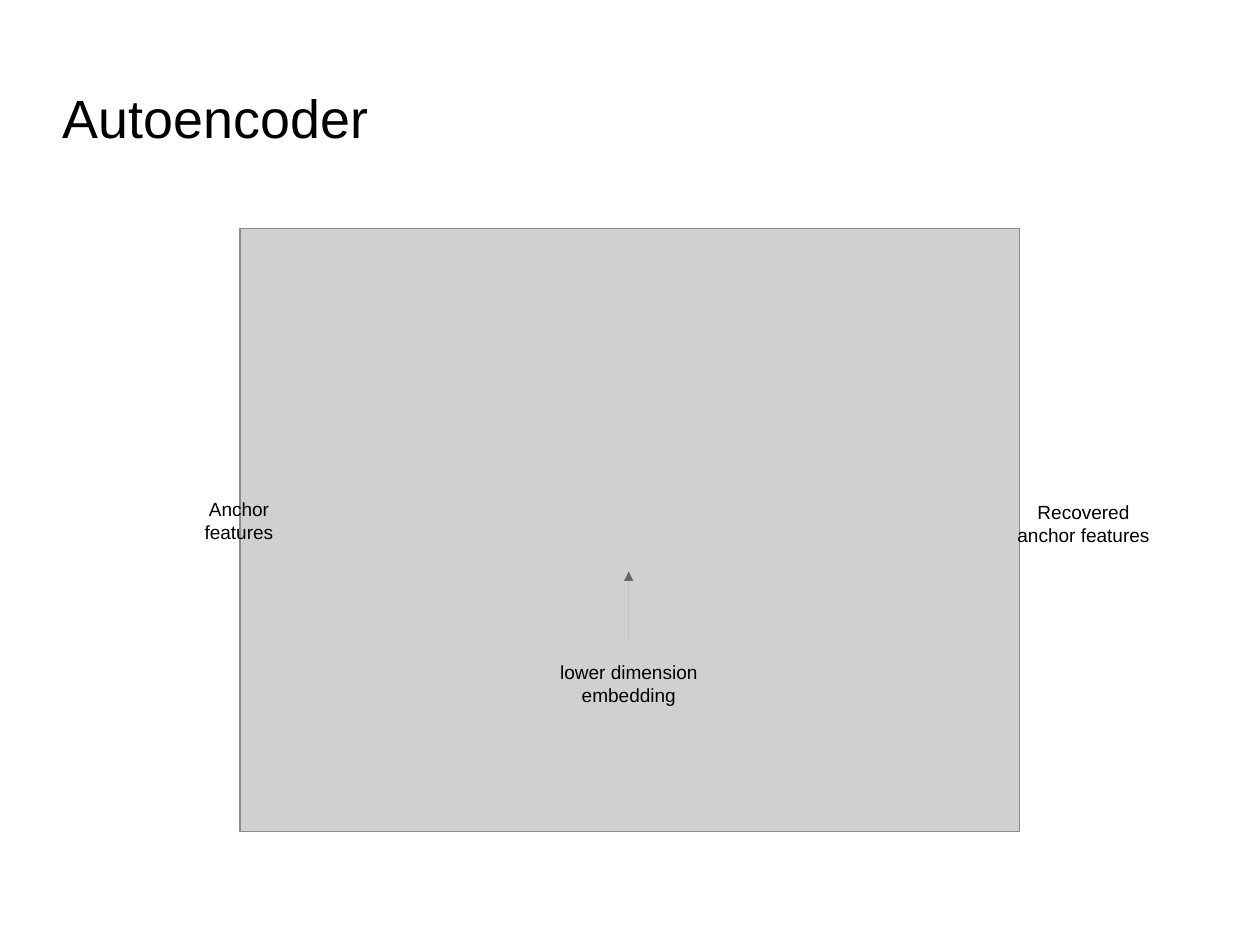
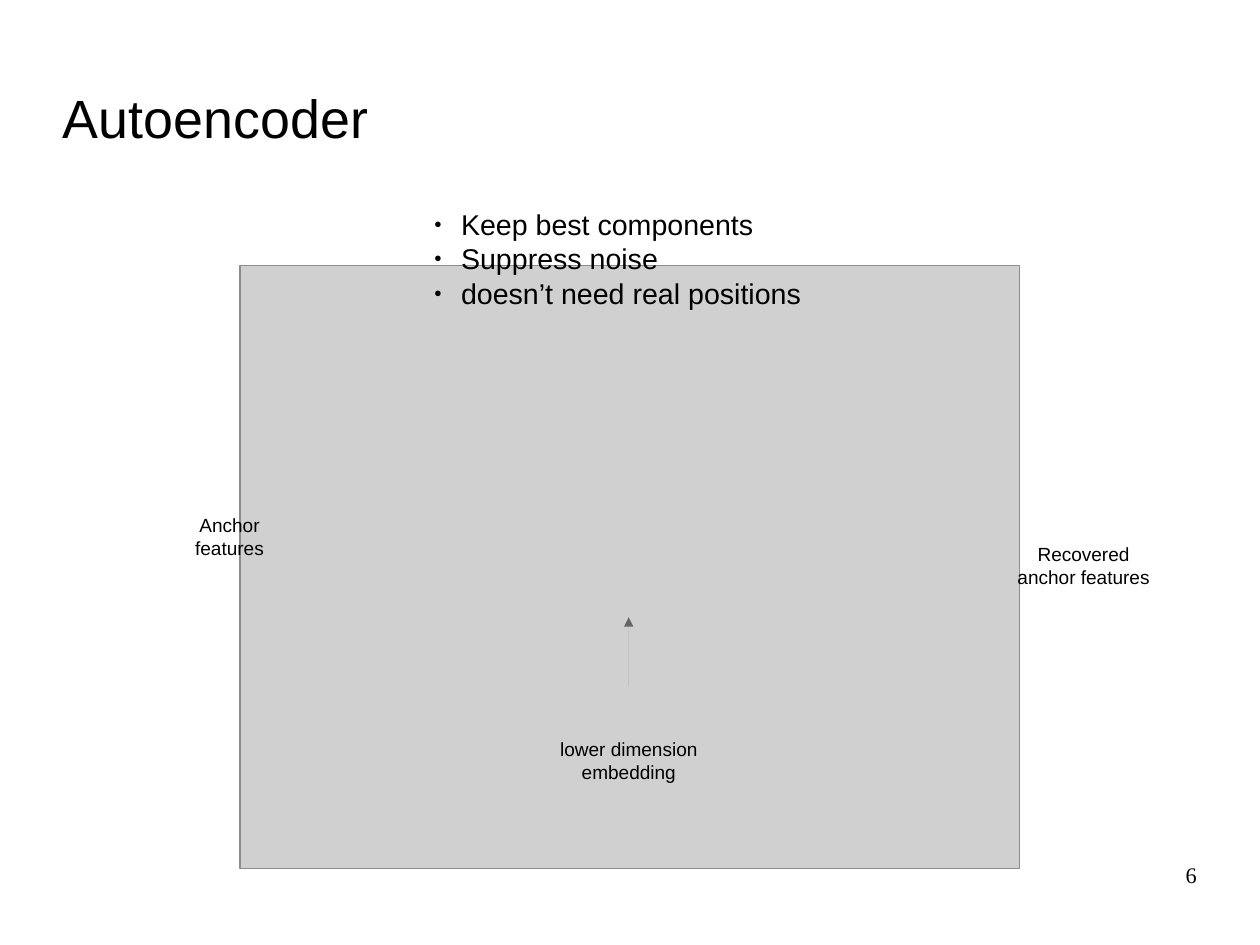
Before and after one commit to Painguin/Learning-based-multi-modal-indoor-localization, a slide deck: slide 6 of midterm_presentation.odp. Drawn at 1260x945 pixels with LibreOffice and Linux fonts; fonts in the diff are those of the drawing; grey boxes stand for pictures; background and template pictures are left out. Boxes give left, top, right and bottom in pixels: in the first picture for what was removed or moved away, otherwise in the second. Text is boxed around its words. In the diff, an @@ line names an element or a change of style, - is before the commit and + after.

```diff
--- a/midterm_presentation.odp
+++ b/midterm_presentation.odp
@@ text added at (461,214,801,309), 18 pt, text #000000 @@
+● Keep best components
+● Suppress noise
+● doesn’t need real positions
@@ picture: place and size @@
-picture at (240,229,1020,831)
+picture at (240,266,1020,869)
@@ text "Anchor": place and size @@
-text "Anchor" at (205,501,274,543)
+text "Anchor" at (195,517,264,559)
@@ text "Recovered": place and size @@
-text "Recovered" at (1017,505,1150,546)
+text "Recovered" at (1017,547,1150,589)
@@ arrow moved from (629, 640) - (629, 572) to (629, 686) - (629, 617) @@
@@ text "lower dimension": place and size @@
-text "lower dimension" at (560,665,698,706)
+text "lower dimension" at (560,742,698,783)
@@ page number added at (1186,868,1197,884), 14 pt, text #000000 @@
+6
```
Also in this commit, not shown: 11 other slides changed, 1 other file.
